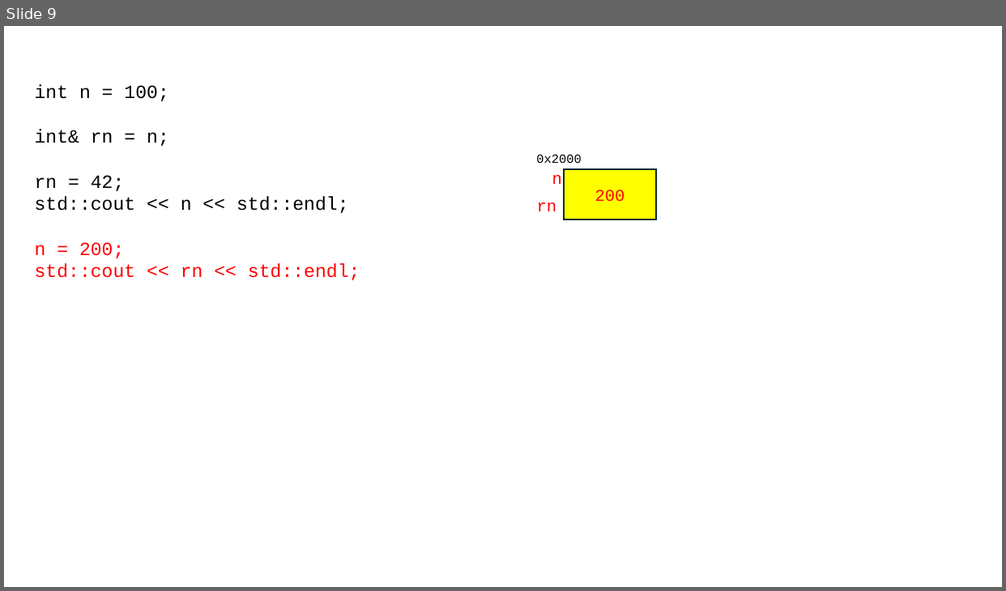
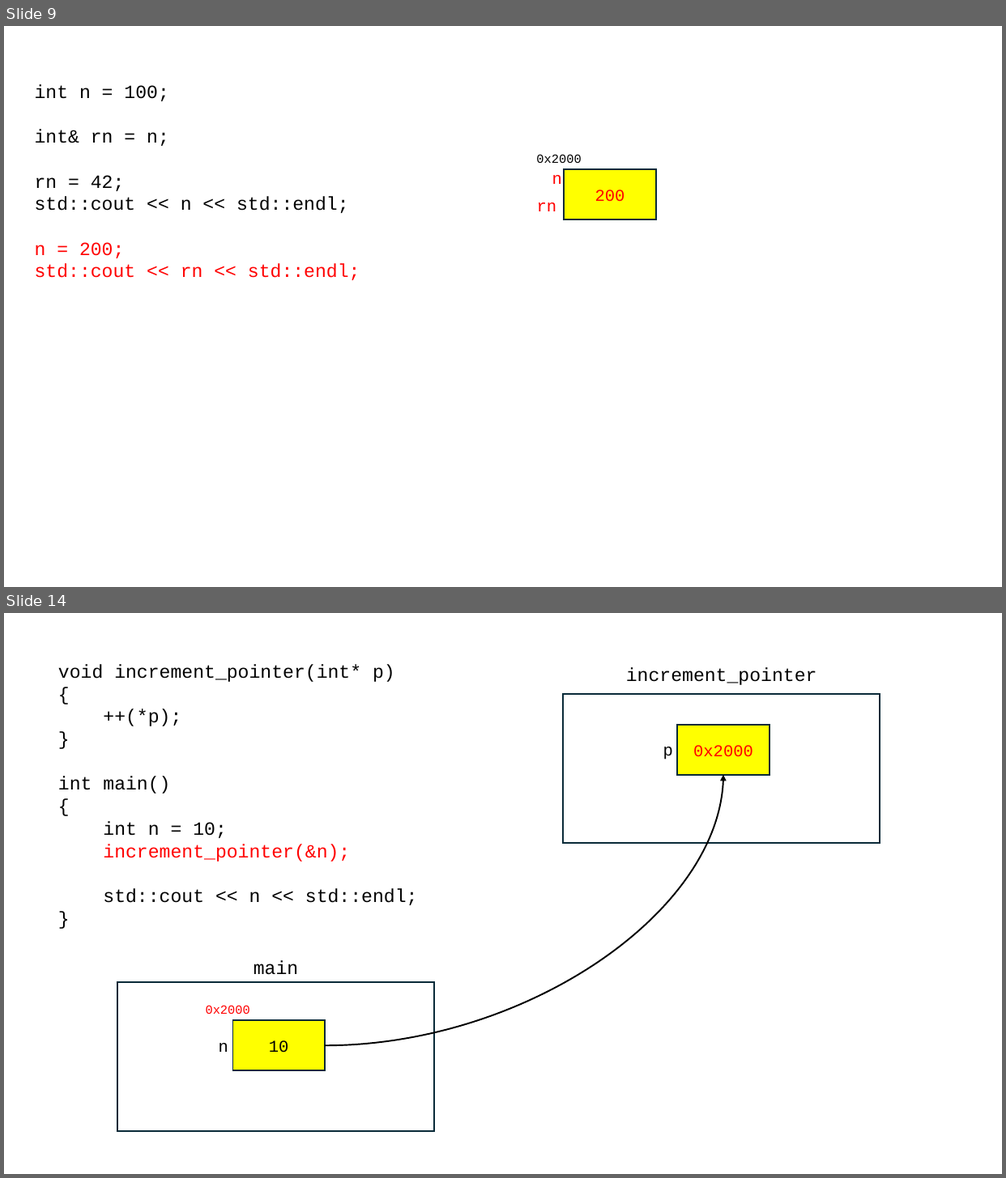
Before and after one commit to yoondev-classroom/cpp_240708, a slide deck: cpp_240708.pptx. Shown one above the other, each under a label of ours: slide 9 before the commit, slides 9 and 14 after it; the slides between them are not shown. The pictures are 1006x591 and 1006x1178 pixels, drawn with LibreOffice and Linux fonts; fonts in the diff are those of the drawing. Boxes give left, top, right and bottom in pixels: in the first picture for what was removed or moved away, otherwise in the second. Text is boxed around its words. In the diff, an @@ line names an element or a change of style, - is before the commit and + after.

```diff
--- a/cpp_240708.pptx
+++ b/cpp_240708.pptx
@@ slide 14 added at [4, 613, 1002, 1174], background #FFFFFF @@
@@ text added at [58, 664, 418, 905], 18 pt, text #000000 @@
+void increment_pointer(int* p)
+{
+++(*p);
+}
+int main()
+{
+int n = 10;
+increment_pointer(&n);
+std::cout << n << std::endl;
+}
@@ text added at [626, 667, 817, 685], 18 pt, text #000000 @@
+increment_pointer
@@ rectangle added at [563, 695, 880, 844], fill #FFFFFF, outline #092A39 1.5 pt @@
@@ rectangle added at [678, 725, 769, 775], fill #FFFF00, outline #092A39 1.5 pt, 16 pt, text #FF0000 @@
+0x2000
@@ text added at [663, 747, 673, 760], 16 pt, text #000000 @@
+p
@@ curved arrow added from (325, 1046) to (723, 775), #000000 1.5 pt @@
@@ text added at [253, 960, 298, 975], 18 pt, text #000000 @@
+main
@@ rectangle added at [117, 983, 434, 1131], fill #FFFFFF, outline #092A39 1.5 pt @@
@@ text added at [206, 1005, 250, 1014], 12 pt, text #FF0000 @@
+0x2000
@@ rectangle added at [233, 1021, 325, 1071], fill #FFFF00, outline #092A39 1.5 pt, 16 pt, text #000000 @@
+10
@@ text added at [219, 1043, 228, 1052], 16 pt, text #000000 @@
+n
```
Also in this commit, not shown: 7 other slides added, 1 other file.
